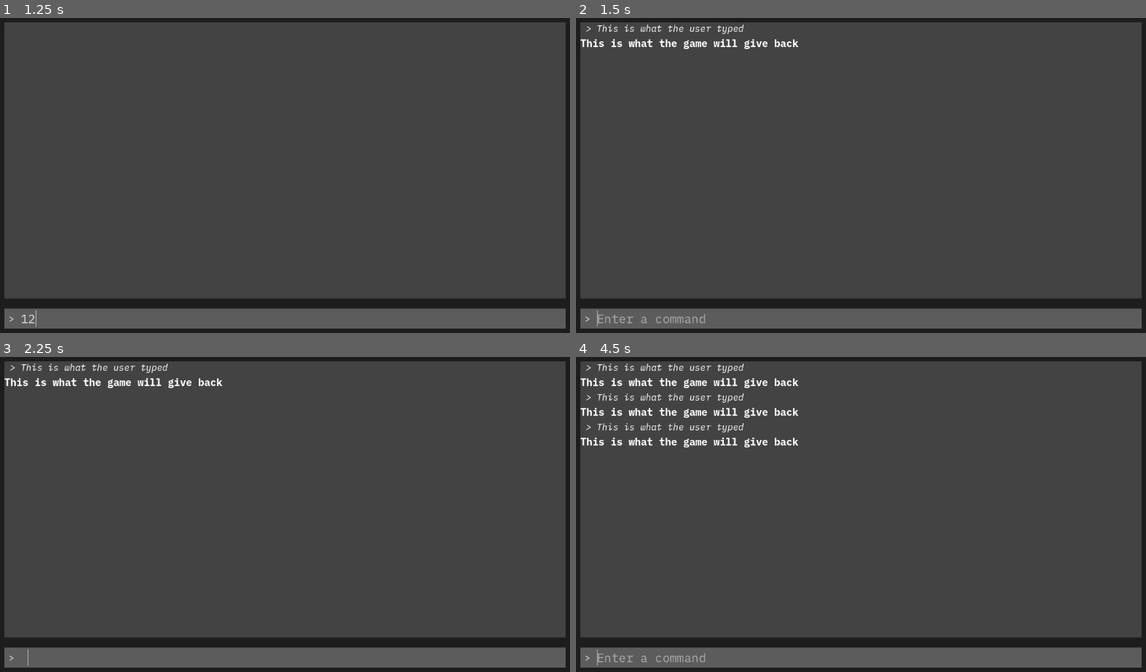
Above: before the commit, frames 1-4 (two rows, left to right).
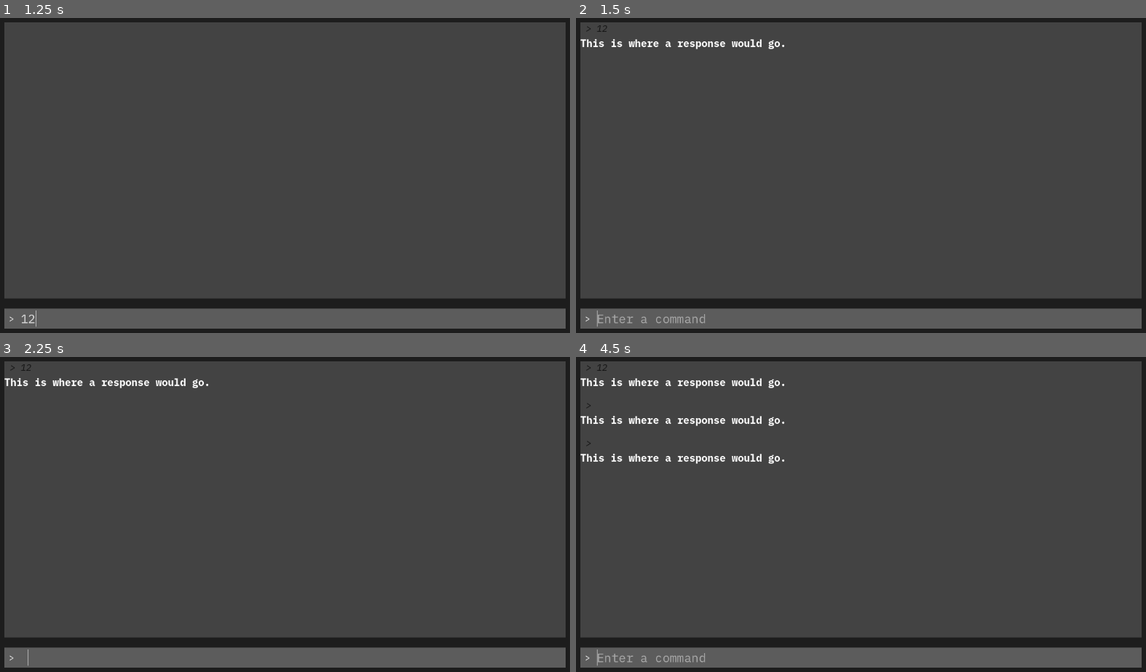
Above: after the commit, the same moments.

Repository: MarcinHamiga/Lovely-Godot4
Game: Godot game, scene res://Game.tscn
The game is run twice, just before and just after one commit, with the same random seed, the same clock (stepped at 60 frames per second) and the same inputs.
Inputs (mouse positions are in pixels of both pictures, inside the frame that each line leads up to):
- Up to frame 1 (1.25 s): click (290, 317) at 0.52 s; type "12" at 0.6 s
- Up to frame 2 (1.5 s): tap Enter at 1.25 s
- Up to frame 3 (2.25 s): tap Space at 2 s
- Up to frame 4 (4.5 s): tap Enter at 2.75, 4.25 s; tap Space at 3.5 s

Frame 1 is identical in both runs. In frame 2, 0.6% of the frame differs, in the area x 1-40%, y 2-10%; in frame 3, 0.6%; in frame 4, 2.6%, in the area x 0-40%, y 2-34%.

Commit message:
Added user input memory

Diff:
--- a/Game.gd
+++ b/Game.gd
@@ -3,9 +3,19 @@
 const InputResponse = preload("res://input_response.tscn")
 const DialogueWindow = preload("res://dialogue_window.tscn")
 
-@onready var history_rows = $BG/MarginContainer/Rows/GameInfo/ScrollContainer/HistoryRows
+@onready var history_rows = $BG/MarginContainer/Rows/GameInfo/Scroll/HistoryRows
+@onready var scroll = $BG/MarginContainer/Rows/GameInfo/Scroll
+@onready var scrollbar = scroll.get_v_scroll_bar()
+
+func _ready() -> void:
+	scrollbar.changed.connect(handle_scrollbar_changed)
+
+
+func handle_scrollbar_changed():
+	scroll.scroll_vertical = scrollbar.max_value
 
 
 func _on_input_text_submitted(new_text: String) -> void:
 	var input_response = InputResponse.instantiate()
+	input_response.set_text(new_text, "This is where a response would go.")
 	history_rows.add_child(input_response)
--- a/Game.tscn
+++ b/Game.tscn
@@ -51,11 +51,12 @@
 size_flags_vertical = 3
 theme_override_styles/panel = SubResource("StyleBoxFlat_gyyni")
 
-[node name="ScrollContainer" type="ScrollContainer" parent="BG/MarginContainer/Rows/GameInfo"]
+[node name="Scroll" type="ScrollContainer" parent="BG/MarginContainer/Rows/GameInfo"]
 layout_mode = 2
 
-[node name="HistoryRows" type="VBoxContainer" parent="BG/MarginContainer/Rows/GameInfo/ScrollContainer"]
+[node name="HistoryRows" type="VBoxContainer" parent="BG/MarginContainer/Rows/GameInfo/Scroll"]
 layout_mode = 2
+theme_override_constants/separation = 20
 
 [node name="InputArea" type="PanelContainer" parent="BG/MarginContainer/Rows"]
 custom_minimum_size = Vector2(0, 40)
--- /dev/null
+++ b/input_response.gd
@@ -0,0 +1,6 @@
+extends VBoxContainer
+
+
+func set_text(input: String, response: String) -> void:
+	$InputHistory.text = " > " + input
+	$Response.text = response
--- a/input_response.tscn
+++ b/input_response.tscn
@@ -1,12 +1,15 @@
-[gd_scene load_steps=3 format=3 uid="uid://by0jt6yqnlakl"]
+[gd_scene load_steps=4 format=3 uid="uid://by0jt6yqnlakl"]
 
+[ext_resource type="Script" path="res://input_response.gd" id="1_ehmsc"]
 [ext_resource type="FontFile" uid="uid://b781lb4ldpvyb" path="res://IBMPlexMono-Italic.ttf" id="1_qnx16"]
 [ext_resource type="FontFile" uid="uid://di5qy0te76q10" path="res://IBMPlexMono-Bold.ttf" id="2_eg63b"]
 
 [node name="InputResponse" type="VBoxContainer"]
+script = ExtResource("1_ehmsc")
 
 [node name="InputHistory" type="Label" parent="."]
 layout_mode = 2
+theme_override_colors/font_color = Color(0.0784314, 0.0784314, 0.0784314, 1)
 theme_override_fonts/font = ExtResource("1_qnx16")
 theme_override_font_sizes/font_size = 18
 text = " > This is what the user typed"
